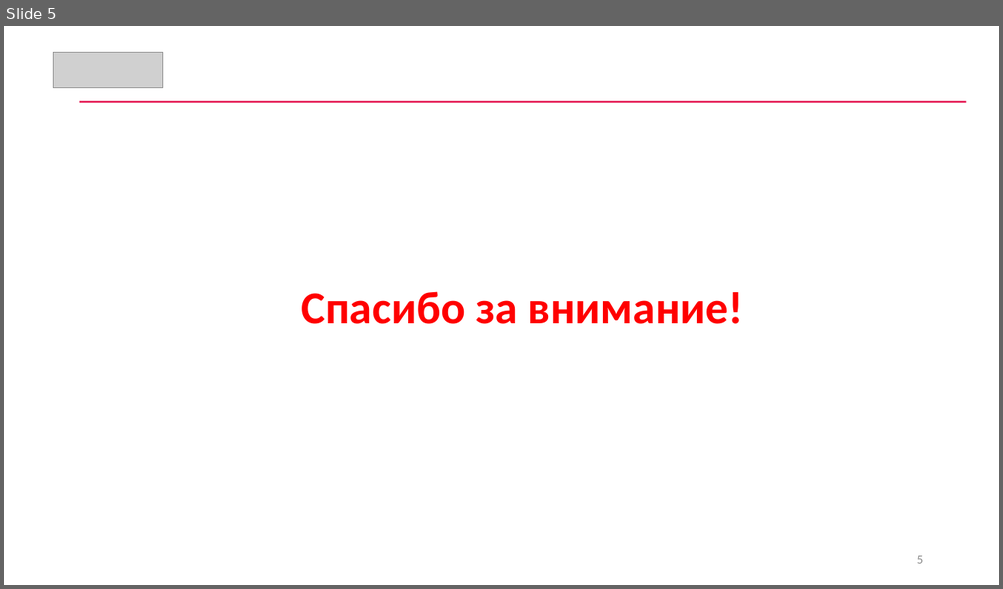
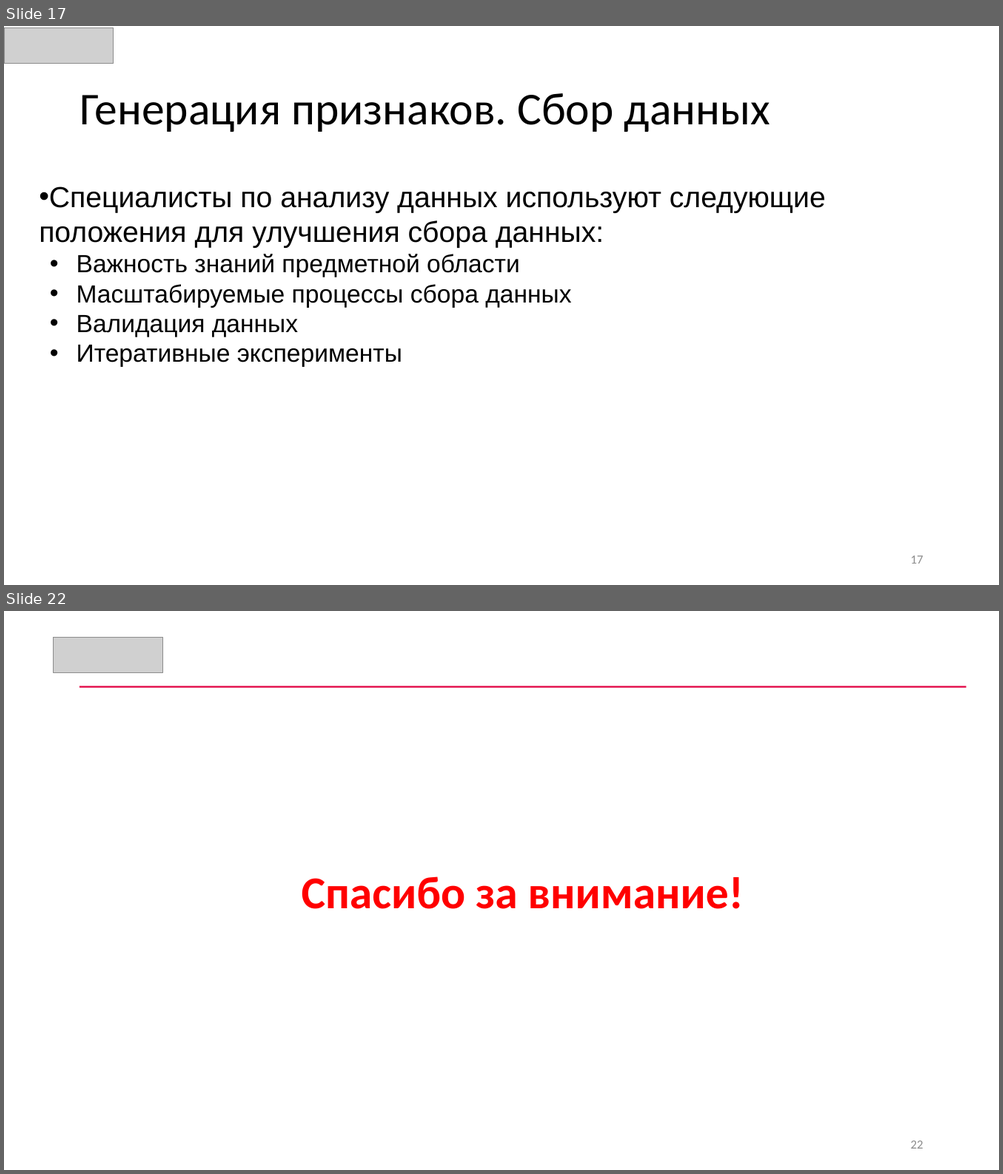
Before and after one commit to CyberLympha/AI-for-IS-Course, a slide deck: Лекции/Анализ вредоносного программного обеспечения.pptx. Shown one above the other, each under a label of ours: slide 5 before the commit, slides 17 and 22 after it; the slides between them are not shown. The pictures are 1003x589 and 1003x1174 pixels, drawn with LibreOffice and Linux fonts; fonts in the diff are those of the drawing; grey boxes stand for pictures. Boxes give left, top, right and bottom in pixels: in the first picture for what was removed or moved away, otherwise in the second. Text is boxed around its words. In the diff, an @@ line names an element or a change of style, - is before the commit and + after.

```diff
--- a/Лекции/Анализ вредоносного программного обеспечения.pptx
+++ b/Лекции/Анализ вредоносного программного обеспечения.pptx
@@ slide 17 added at (4,26,999,585), background #FFFFFF @@
@@ picture added at (4,28,114,63) @@
@@ title added at (79,93,770,132), 44 pt, text #000000 @@
+Генерация признаков. Сбор данных
@@ text added at (39,187,825,367), 24 pt, text #000000 @@
+• Специалисты по анализу данных используют следующие положения для улучшения сбора данных:
+  • Важность знаний предметной области
+  • Масштабируемые процессы сбора данных
+  • Валидация данных
+  • Итеративные эксперименты
@@ page number added at (910,556,923,564), 12 pt, text #8B8B8B @@
+17
@@ what was slide 5 is now slide 22 @@
@@ page number at (910,1141,923,1149): text changed @@
-5
+22
```
Also in this commit, not shown: 2 slides changed, 17 other slides added, 1 slide removed, 1 other file.
